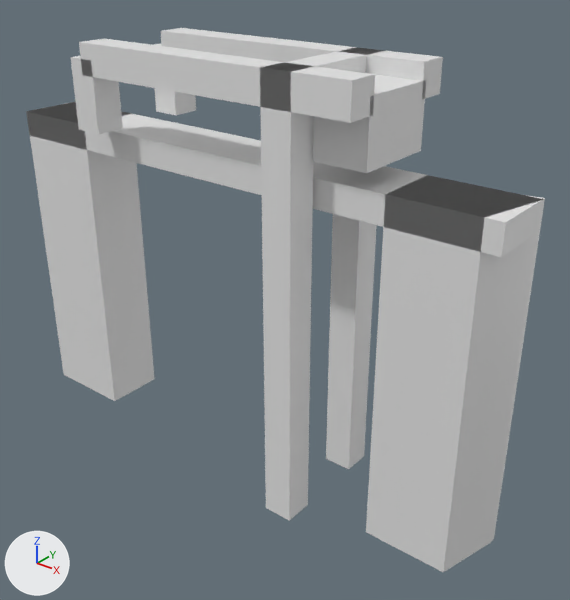
An edit to the glTF model models/delden/delden-brug-0a15f882/delden-brug-0a15f882.glb, drawn before and after from the same camera.
Both versions are drawn from a 50 mm lens placed at (14.68, -16.21, 5.97), pointed at (1.3, 0.52, -4.4). Lighting does not change. The marker at lower left points along +X, +Y and +Z. The older version comes first.

In view in the first picture: 'building:balans', 'building:balans 2', 'building:contragewicht', 'building:hamei', 'building:hamei 2', 'building:hangstang', 'building:hangstang 2', 'building:portaal', 'road:dek', 'road:landhoofd (aangenomen)', 'road:landhoofd (aangenomen) 2'.
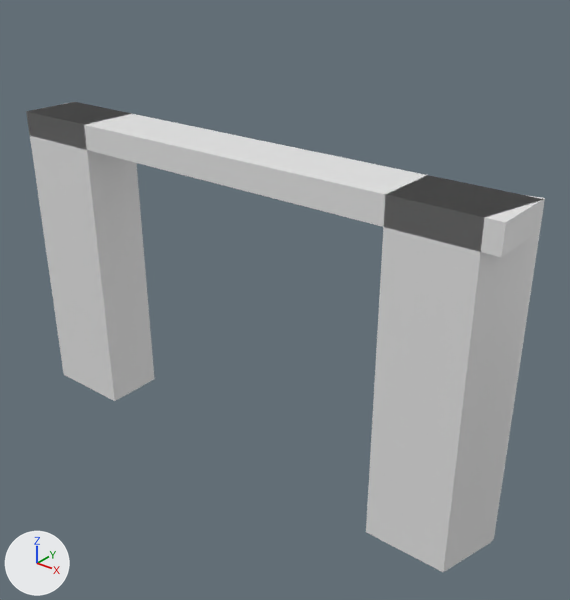
What differs and where, as boxes [x1, y1, x2, y2] in the pictures (570 x 600 px):
'building:hamei 2', deleted: before [260, 63, 314, 521]
'building:balans 2', deleted: before [79, 38, 375, 123]
'building:hamei', deleted: before [326, 47, 383, 469]
'building:contragewicht', deleted: before [313, 75, 426, 173]
'building:balans', deleted: before [161, 28, 443, 99]
'building:hangstang 2', deleted: before [71, 56, 123, 134]
'building:portaal', deleted: before [277, 49, 375, 73]
'building:hangstang', deleted: before [154, 43, 196, 115]

The change in detail:
Object 'building:hamei' (ob_building_hamei) is deleted.
Object 'building:hamei 2' (ob_building_hamei_2) is deleted.
Object 'building:portaal' (ob_building_portaal) is deleted.
Object 'building:balans' (ob_building_balans) is deleted.
Object 'building:hangstang' (ob_building_hangstang) is deleted.
Object 'building:balans 2' (ob_building_balans_2) is deleted.
Object 'building:hangstang 2' (ob_building_hangstang_2) is deleted.
Object 'building:contragewicht' (ob_building_contragewicht) is deleted.
